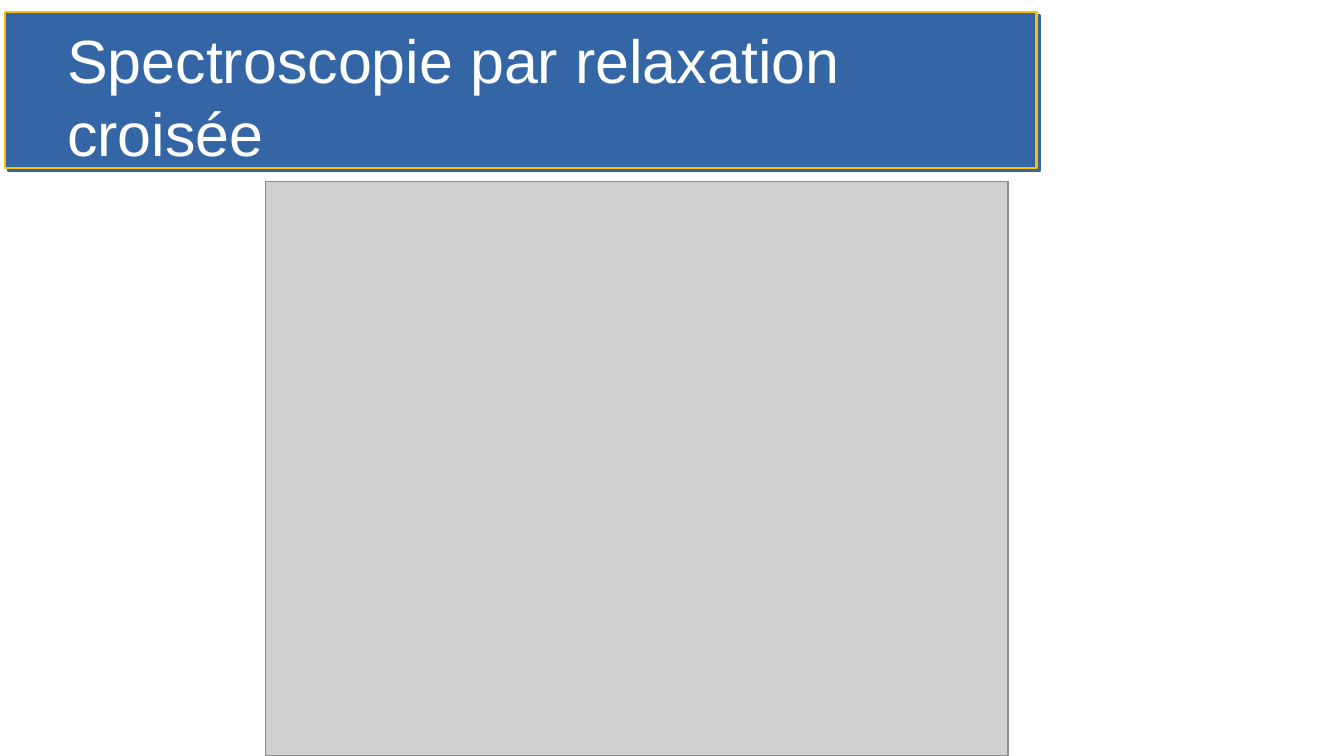
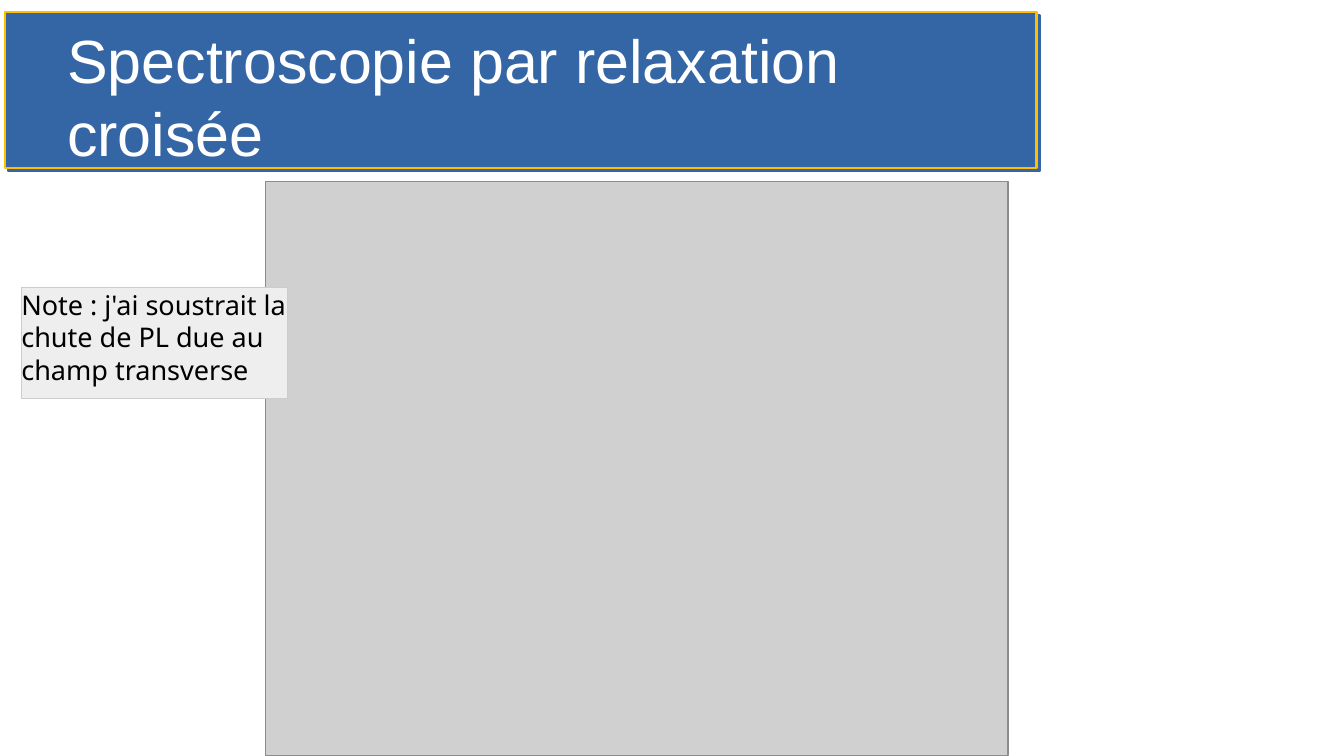
Before and after one commit to cpelletm/these, a slide deck: slide 9 of abstract/Comité 2/Comité 2.odp. Drawn at 1344x756 pixels with LibreOffice and Linux fonts; fonts in the diff are those of the drawing; grey boxes stand for pictures. Boxes give left, top, right and bottom in pixels: in the first picture for what was removed or moved away, otherwise in the second. Text is boxed around its words. In the diff, an @@ line names an element or a change of style, - is before the commit and + after.

```diff
--- a/abstract/Comité 2/Comité 2.odp
+++ b/abstract/Comité 2/Comité 2.odp
@@ rectangle added at <box>22,288,289,399</box>, fill #EEEEEE, outline #CCCCCC 0 pt, 16 pt, text #000000 @@
+Note : j'ai soustrait la
+chute de PL due au
+champ transverse
```
Also in this commit, not shown: 4 other slides changed, 2 other files.
